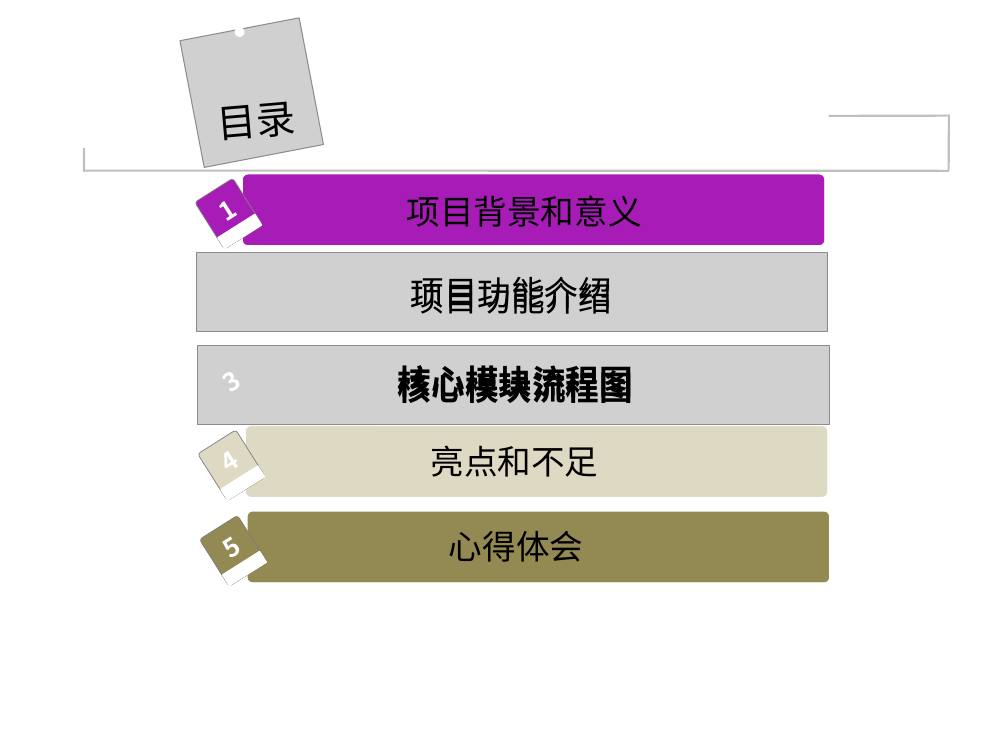
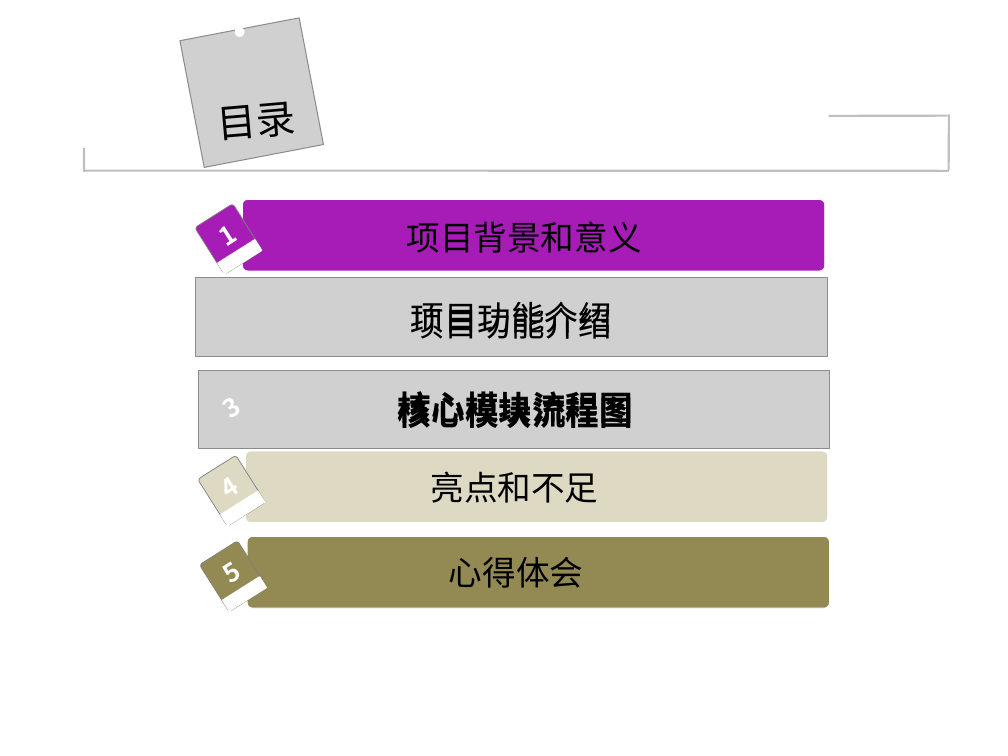
Before and after one commit to chuntong007/CY-work, a slide deck: slide 2 of 一阶项目文件/hx180310林春通一阶评审ppt模板.ppt. Drawn at 1008x756 pixels with LibreOffice and Linux fonts; fonts in the diff are those of the drawing; grey boxes stand for pictures; background and template pictures are left out. Boxes give left, top, right and bottom in pixels: in the first picture for what was removed or moved away, otherwise in the second. Text is boxed around its words. In the diff, an @@ line names an element or a change of style, - is before the commit and + after.

```diff
--- a/一阶项目文件/hx180310林春通一阶评审ppt模板.ppt
+++ b/一阶项目文件/hx180310林春通一阶评审ppt模板.ppt
@@ 9 texts, 6 rounded rectangles, 3 freeform shapes, 2 pictures moved together from (x1=194, y1=174, x2=830, y2=587) to (x1=194, y1=200, x2=830, y2=612) @@
```
Also in this commit, not shown: 13 other slides changed, 5 slides removed, 4 other files.
